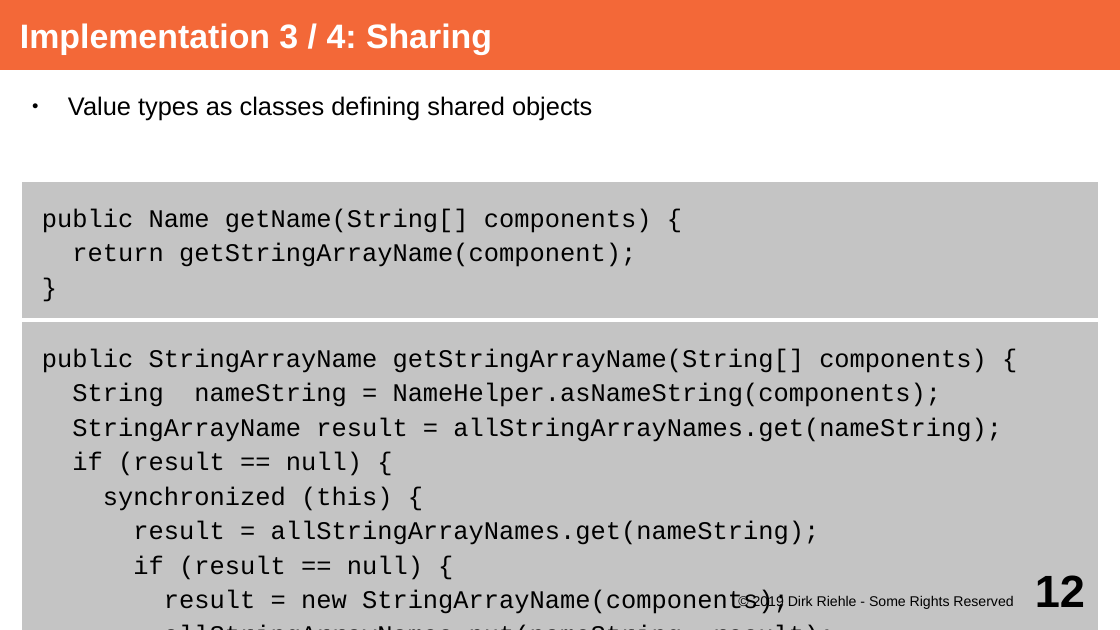
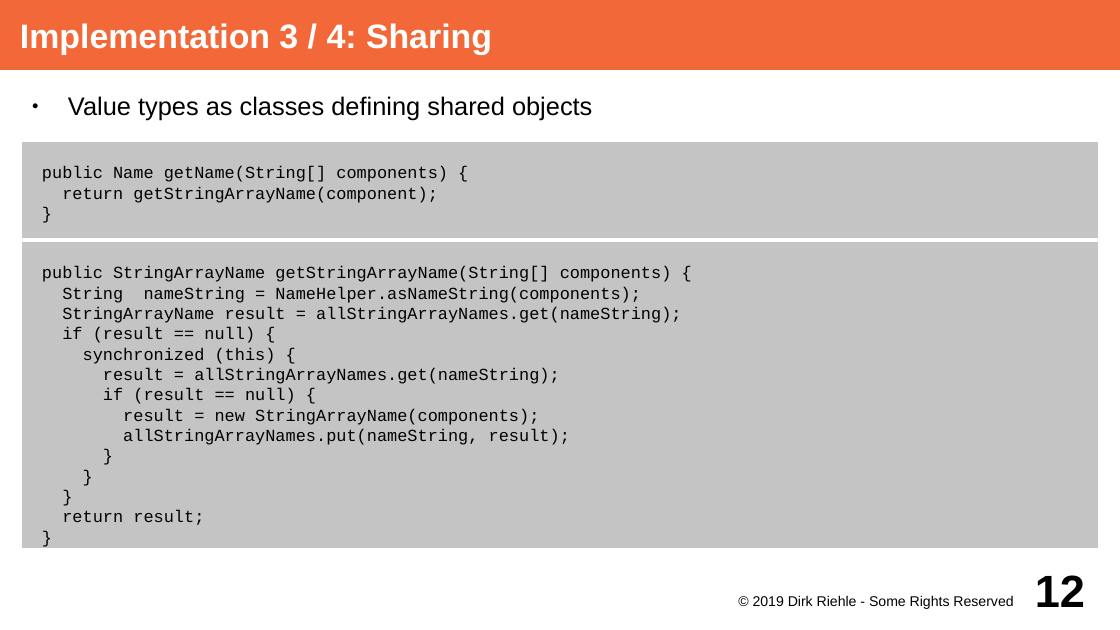
Before and after one commit to dirkriehle/adap-course, a slide deck: slide 12 of Lecture Slides/ADAP C07 - Value Objects.odp. Drawn at 1120x630 pixels with LibreOffice and Linux fonts; fonts in the diff are those of the drawing. Boxes give left, top, right and bottom in pixels: in the first picture for what was removed or moved away, otherwise in the second. Text is boxed around its words. In the diff, an @@ line names an element or a change of style, - is before the commit and + after.

Commit message:
Finished first round of adjusting slides to new 16x9 format

```diff
--- a/Lecture Slides/ADAP C07 - Value Objects.odp
+++ b/Lecture Slides/ADAP C07 - Value Objects.odp
@@ text "public Name getName(String[] components) {": place and size @@
-text "public Name getName(String[] components) {" at (20, 180, 1101, 320)
+text "public Name getName(String[] components) {" at (20, 140, 1101, 240)
@@ text "public Name getName(String[] components) {" at (20, 140, 1101, 240): size 18 to 12 pt; less space between paragraphs @@
@@ text "public StringArrayName getStringArrayName(String[] component ..." at (20, 240, 1101, 550): size 18 to 12 pt; less space between paragraphs @@
@@ text "public StringArrayName getStringArrayName(String[] component ...": place and size @@
-text "public StringArrayName getStringArrayName(String[] component ..." at (20, 320, 1101, 630)
+text "public StringArrayName getStringArrayName(String[] component ..." at (20, 240, 1101, 550)
```
Also in this commit, not shown: 18 other slides changed, 38 other files.
